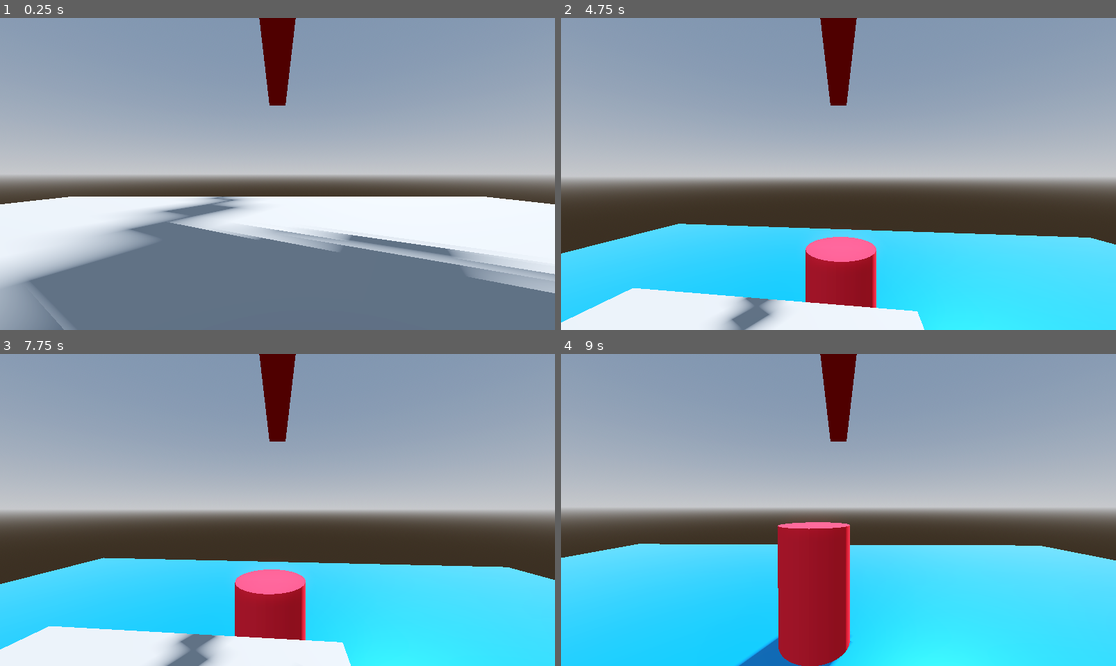
Above: before the commit, frames 1-4 (two rows, left to right).
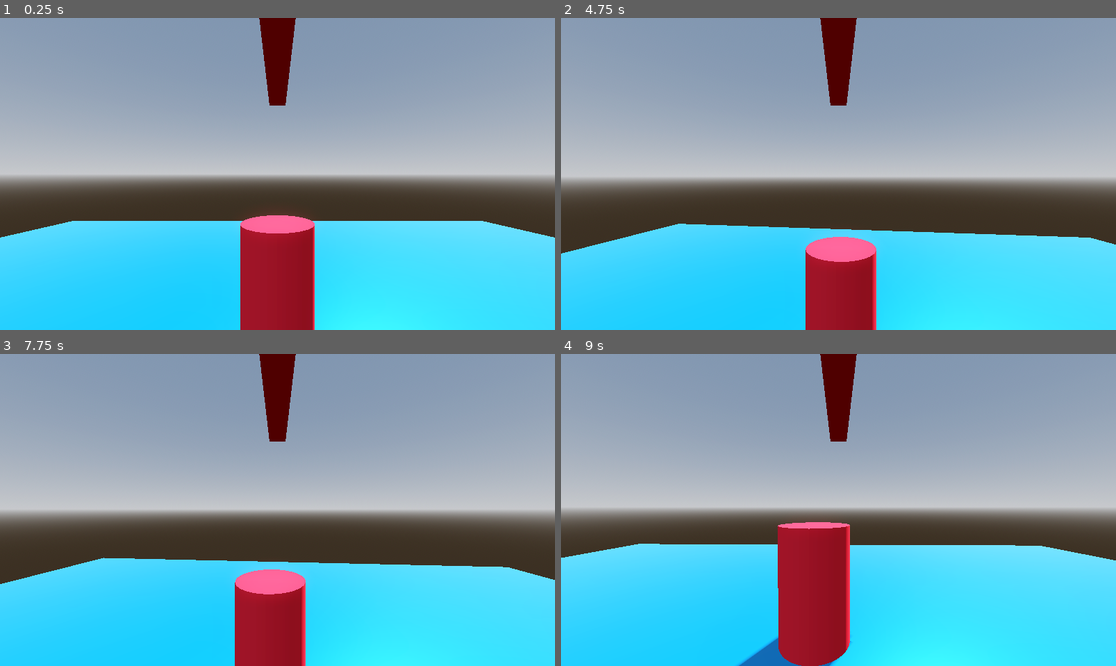
Above: after the commit, the same moments.

Repository: Charlie-Quin/Portals-
Game: Godot game, scene res://world.tscn
The game is run twice, just before and just after one commit, with the same random seed, the same clock (stepped at 60 frames per second) and the same inputs.
Inputs (mouse positions are in pixels of both pictures, inside the frame that each line leads up to):
- Up to frame 1 (0.25 s): no input
- Up to frame 2 (4.75 s): move the mouse to (866, 174) at 0.52 s; tap A (a) at 0.6, 3.05, 3.6 s; tap Space (jump) at 0.77, 1.52, 3.02, 3.77, 4.52 s; tap D (d) at 0.8, 1.35, 3.8, 4.35 s; move the mouse to (810, 174) at 1.27 s; tap S (s) at 1.55, 2.1, 4.55 s; move the mouse to (849, 167) at 2.02 s; tap W (w) at 2.3, 2.85 s; move the mouse to (832, 180) at 2.77 s; move the mouse to (877, 177) at 3.52 s; move the mouse to (794, 170) at 4.27 s
- Up to frame 3 (7.75 s): move the mouse to (283, 510) at 5.02 s; tap S (s) at 5.1, 7.55 s; tap W (w) at 5.3, 5.85 s; move the mouse to (255, 503) at 5.77 s; tap Space (jump) at 6.02, 6.77, 7.52 s; tap A (a) at 6.05, 6.6 s; move the mouse to (305, 510) at 6.52 s; tap D (d) at 6.8, 7.35 s; move the mouse to (249, 510) at 7.27 s
- Up to frame 4 (9 s): move the mouse to (849, 503) at 8.02 s; tap S (s) at 8.1 s; tap W (w) at 8.3, 8.85 s; move the mouse to (832, 516) at 8.77 s

The runs differ from the first frame. In frame 1, 42% of the frame differs, in the area x 0-100%, y 57-100%; in frame 2, 6.0%; in frame 3, 6.2%; in frame 4, nothing differs.

Commit message:
frameworking

Diff:
--- /dev/null
+++ b/Globals.gd
@@ -0,0 +1,3 @@
+extends Node
+
+var player : CharacterBody3D
--- a/portal.gd
+++ b/portal.gd
@@ -2,11 +2,29 @@
 
 @export var targetPortal : Node3D
 
+@onready var stuff : Node3D = $SubViewport/stuff
+@onready var camera : Camera3D = $SubViewport/stuff/Camera3D
+
+var player : CharacterBody3D
+
 # Called when the node enters the scene tree for the first time.
 func _ready():
+
+
+
 	pass # Replace with function body.
 
 
 # Called every frame. 'delta' is the elapsed time since the previous frame.
 func _process(delta):
+
+	if not player:
+		player = Globals.player
+		if not player:
+			return
+
+	var cameraOffset = stuff.global_position - player.global_position
+
+	camera.global_position = targetPortal.stuff.global_position + cameraOffset
+
 	pass
--- a/project.godot
+++ b/project.godot
@@ -14,6 +14,10 @@
 run/main_scene="res://world.tscn"
 config/features=PackedStringArray("4.2", "Forward Plus")
 config/icon="res://icon.svg"
+
+[autoload]
+
+Globals="*res://Globals.gd"
 
 [input]
 
--- a/world.tscn
+++ b/world.tscn
@@ -33,9 +33,32 @@
 [sub_resource type="ViewportTexture" id="ViewportTexture_weusi"]
 viewport_path = NodePath("portal1/SubViewport")
 
+[sub_resource type="StandardMaterial3D" id="StandardMaterial3D_72w1i"]
+albedo_color = Color(1, 0.207843, 0.0784314, 1)
+
 [sub_resource type="PrismMesh" id="PrismMesh_4ff8p"]
-
-[sub_resource type="BoxMesh" id="BoxMesh_rne0v"]
+material = SubResource("StandardMaterial3D_72w1i")
+
+[sub_resource type="StandardMaterial3D" id="StandardMaterial3D_eea0a"]
+albedo_color = Color(1, 0.207843, 0.0784314, 1)
+
+[sub_resource type="BoxMesh" id="BoxMesh_popph"]
+material = SubResource("StandardMaterial3D_eea0a")
+
+[sub_resource type="ViewportTexture" id="ViewportTexture_muivo"]
+viewport_path = NodePath("portal2/SubViewport")
+
+[sub_resource type="StandardMaterial3D" id="StandardMaterial3D_sq1wx"]
+albedo_color = Color(0.160784, 0.0470588, 0.862745, 1)
+
+[sub_resource type="PrismMesh" id="PrismMesh_a0xiu"]
+material = SubResource("StandardMaterial3D_sq1wx")
+
+[sub_resource type="StandardMaterial3D" id="StandardMaterial3D_qvn7n"]
+albedo_color = Color(0.231373, 0.0431373, 0.937255, 1)
+
+[sub_resource type="BoxMesh" id="BoxMesh_ijxrr"]
+material = SubResource("StandardMaterial3D_qvn7n")
 
 [sub_resource type="StandardMaterial3D" id="StandardMaterial3D_r2v4a"]
 albedo_color = Color(0, 0.588235, 0.894118, 1)
@@ -119,8 +142,15 @@
 transform = Transform3D(1, 0, -4.37114e-08, -4.37114e-08, 1.91069e-15, -1, 0, 1, 1.91069e-15, 0, 0, 0)
 mesh = SubResource("PrismMesh_4ff8p")
 
-[node name="MeshInstance3D" type="MeshInstance3D" parent="portal1/SubViewport"]
-mesh = SubResource("BoxMesh_rne0v")
+[node name="frame" type="Node3D" parent="portal1/SubViewport/stuff"]
+
+[node name="MeshInstance3D" type="MeshInstance3D" parent="portal1/SubViewport/stuff/frame"]
+transform = Transform3D(1.85228, 0, 0, 0, 0.102374, 0, 0, 0, 0.416464, 0, 1.45174, 0)
+mesh = SubResource("BoxMesh_popph")
+
+[node name="MeshInstance3D2" type="MeshInstance3D" parent="portal1/SubViewport/stuff/frame"]
+transform = Transform3D(1.85228, 0, 0, 0, 0.102374, 0, 0, 0, 0.416464, 0, -1.402, 0)
+mesh = SubResource("BoxMesh_popph")
 
 [node name="portal2" type="Node3D" parent="." node_paths=PackedStringArray("targetPortal")]
 transform = Transform3D(1, 0, 0, 0, 1, 0, 0, 0, 1, 0.0401688, 1.90735e-06, -0.00457668)
@@ -137,16 +167,23 @@
 
 [node name="Sprite3D" type="Sprite3D" parent="portal2/SubViewport/stuff/Cameras"]
 transform = Transform3D(0.25, 0, 0, 0, 0.25, 0, 0, 0, 1, -0.0668812, 0.0248566, 0.0646772)
-texture = SubResource("ViewportTexture_weusi")
+texture = SubResource("ViewportTexture_muivo")
 
 [node name="Camera3D" type="Camera3D" parent="portal2/SubViewport/stuff"]
 
 [node name="MeshInstance3D" type="MeshInstance3D" parent="portal2/SubViewport/stuff/Camera3D"]
-transform = Transform3D(1, 0, -4.37114e-08, -4.37114e-08, 1.91069e-15, -1, 0, 1, 1.91069e-15, 0, 0, 0)
-mesh = SubResource("PrismMesh_4ff8p")
-
-[node name="MeshInstance3D" type="MeshInstance3D" parent="portal2/SubViewport"]
-mesh = SubResource("BoxMesh_rne0v")
+transform = Transform3D(1, 0, -4.37114e-08, -4.37114e-08, 1.91069e-15, -1, 0, 1, 1.91069e-15, -0.0198278, 0, -0.000779152)
+mesh = SubResource("PrismMesh_a0xiu")
+
+[node name="frame" type="Node3D" parent="portal2/SubViewport/stuff"]
+
+[node name="MeshInstance3D" type="MeshInstance3D" parent="portal2/SubViewport/stuff/frame"]
+transform = Transform3D(1.85228, 0, 0, 0, 0.102374, 0, 0, 0, 0.416464, 0, 1.45174, 0)
+mesh = SubResource("BoxMesh_ijxrr")
+
+[node name="MeshInstance3D2" type="MeshInstance3D" parent="portal2/SubViewport/stuff/frame"]
+transform = Transform3D(1.85228, 0, 0, 0, 0.102374, 0, 0, 0, 0.416464, 0, -1.402, 0)
+mesh = SubResource("BoxMesh_ijxrr")
 
 [node name="floor" type="CSGBox3D" parent="."]
 transform = Transform3D(1, 0, 0, 0, 1, 0, 0, 0, 1, 0, -2.23641, 0)
Not shown: 1 places in world.tscn that only renumber resources
